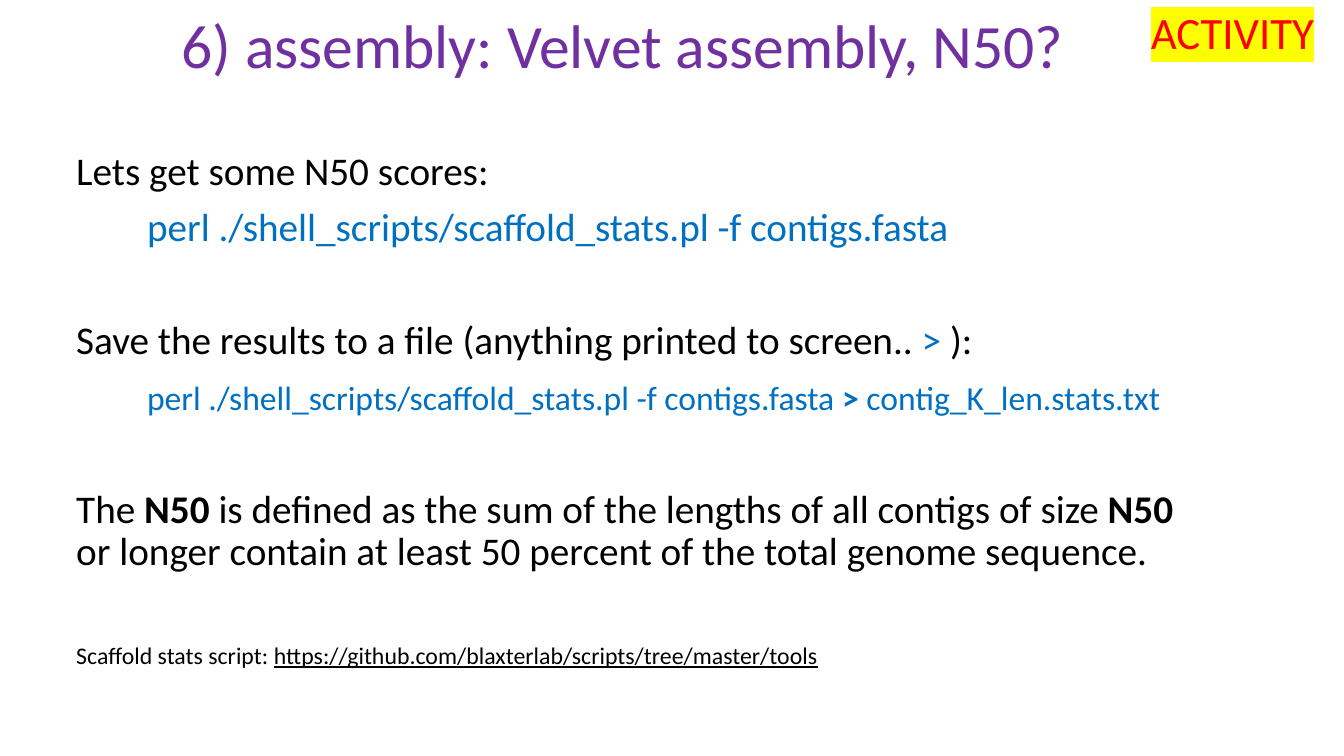
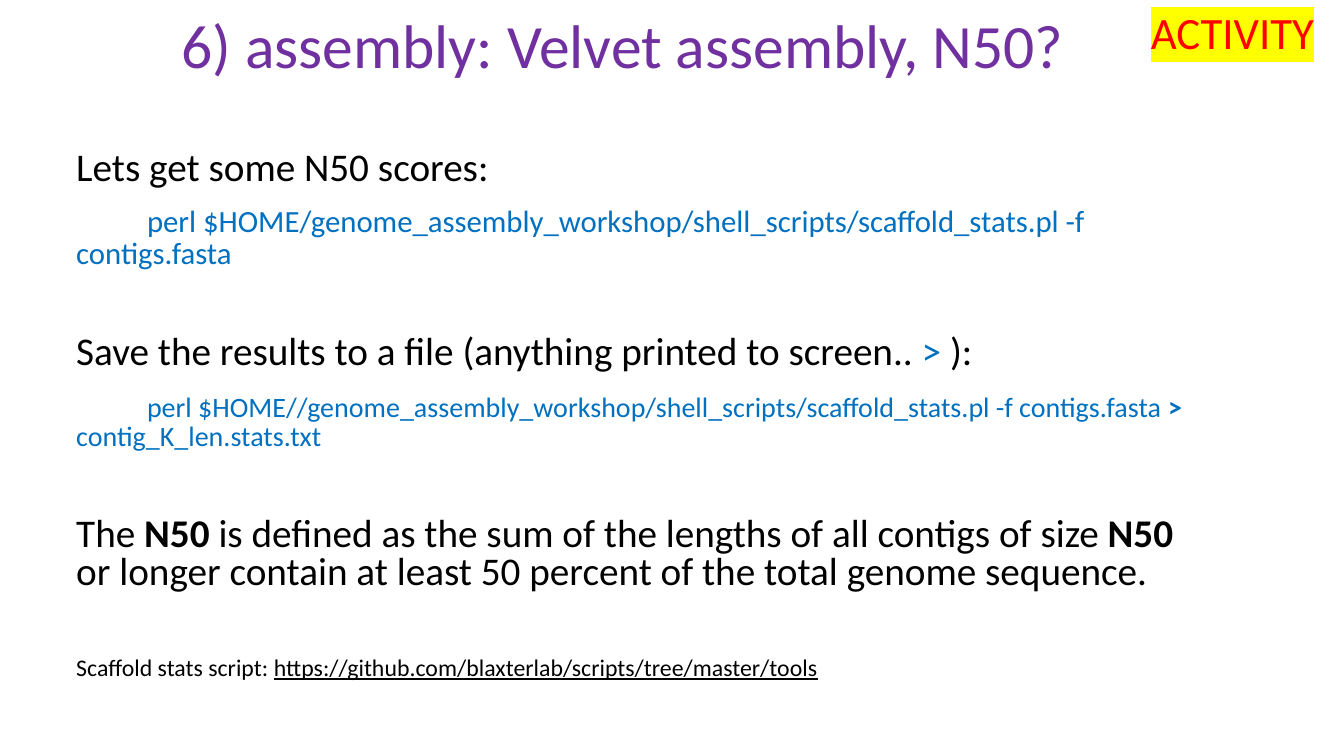
Before and after one commit to peterthorpe5/genome_assembly_workshop, a slide deck: slide 13 of powerpoint/6_assembly.pptx. Drawn at 1344x756 pixels with LibreOffice and Linux fonts; fonts in the diff are those of the drawing. Boxes give left, top, right and bottom in pixels: in the first picture for what was removed or moved away, otherwise in the second. Text is boxed around its words. In the diff, an @@ line names an element or a change of style, - is before the commit and + after.

```diff
--- a/powerpoint/6_assembly.pptx
+++ b/powerpoint/6_assembly.pptx
@@ text at (76,155,1173,680): line spacing 0.9 to 0.8 @@
@@ text at (76,210,1085,270): text changed; size 28 to 22 pt @@
-perl ./shell_scripts/scaffold_stats.pl -f contigs.fasta
+perl $HOME/genome_assembly_workshop/shell_scripts/scaffold_stats.pl -f contigs.fasta
@@ text at (76,397,1161,451): text changed; size 24 to 20 pt @@
-perl ./shell_scripts/scaffold_stats.pl -f contigs.fasta > contig_K_len.stats.txt
+perl $HOME//genome_assembly_workshop/shell_scripts/scaffold_stats.pl -f contigs.fasta > contig_K_len.stats.txt
```
Also in this commit, not shown: 1 slide added, 1 slide removed, 1 other file.
